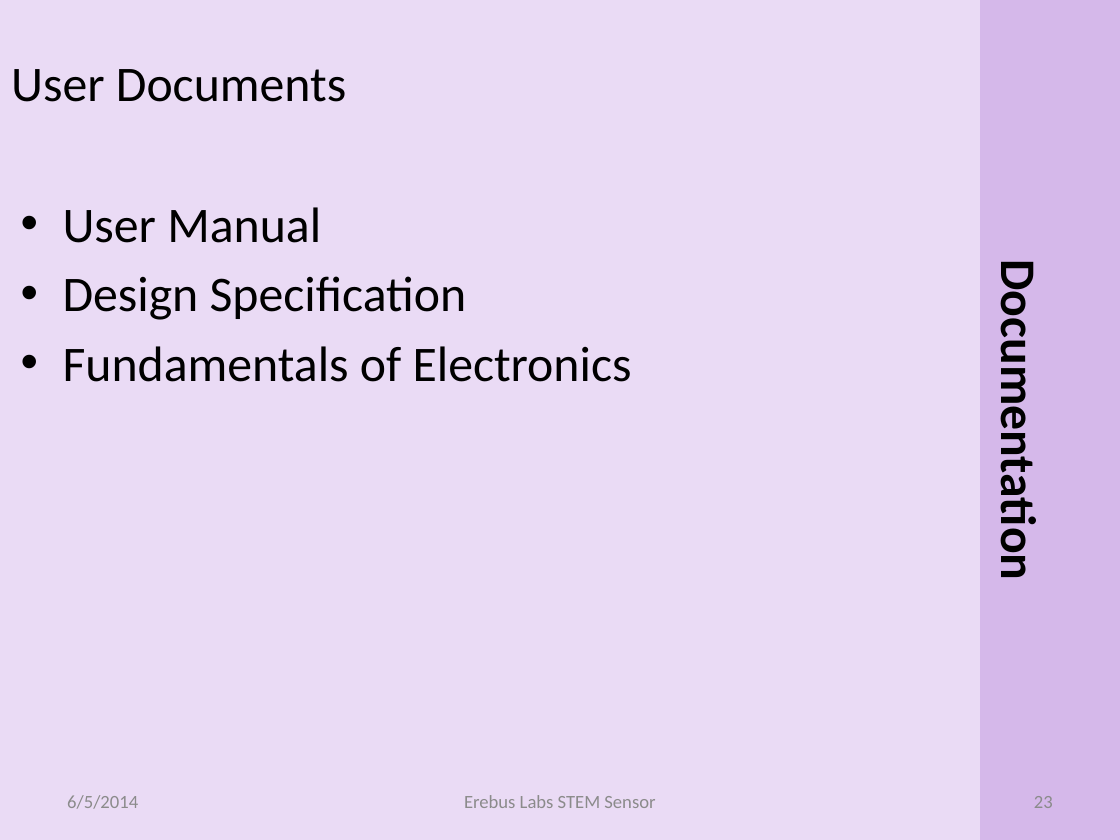
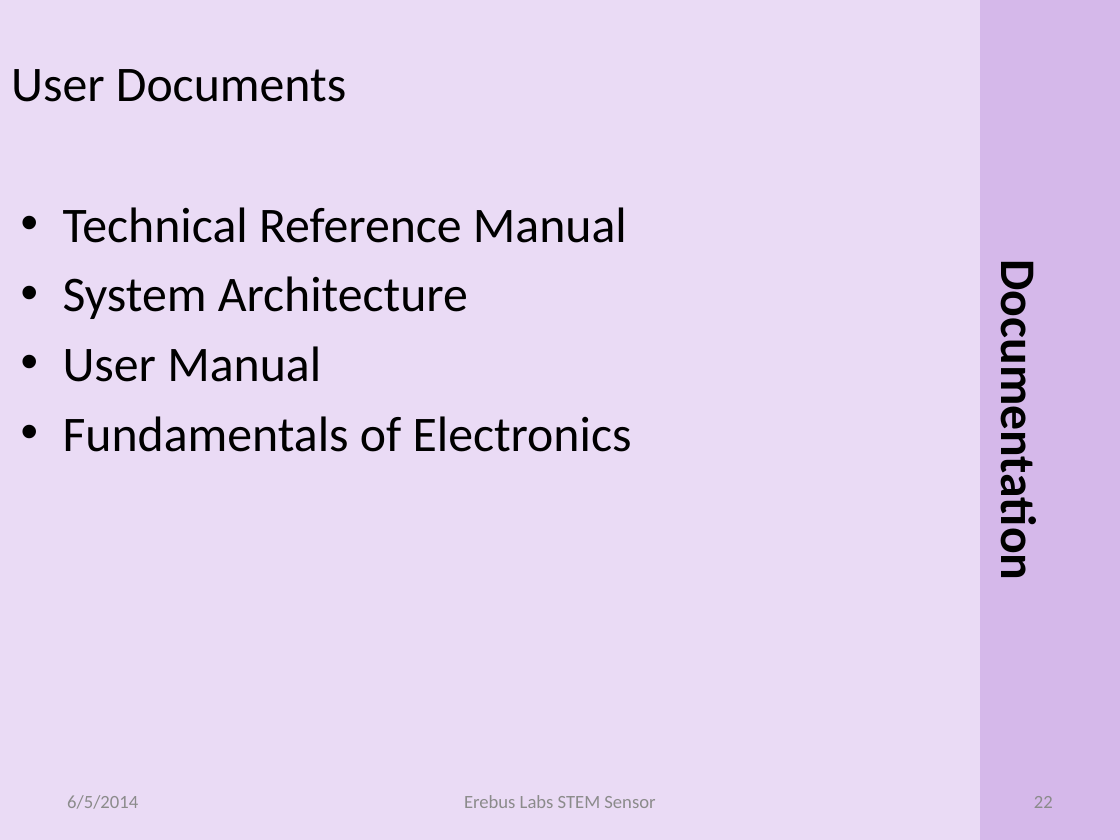
Before and after one commit to erebus-labs/PSU-VOC-SENSOR-2K14, a slide deck: slide 22 of Documents/source_documents/Presentation.pptx (slide 23 before the commit). Drawn at 1120x840 pixels with LibreOffice and Linux fonts; fonts in the diff are those of the drawing. Boxes give left, top, right and bottom in pixels: in the first picture for what was removed or moved away, otherwise in the second. Text is boxed around its words. In the diff, an @@ line names an element or a change of style, - is before the commit and + after.

```diff
--- a/Documents/source_documents/Presentation.pptx
+++ b/Documents/source_documents/Presentation.pptx
@@ text at box(63, 207, 627, 319): paragraphs added @@
+• Technical Reference Manual
+• System Architecture
@@ text at box(63, 276, 467, 320): paragraph removed @@
-• Design Specification
@@ page number at box(1034, 796, 1053, 808): text changed @@
-23
+22
```
Also in this commit, not shown: 12 other slides changed, 1 slide removed.
